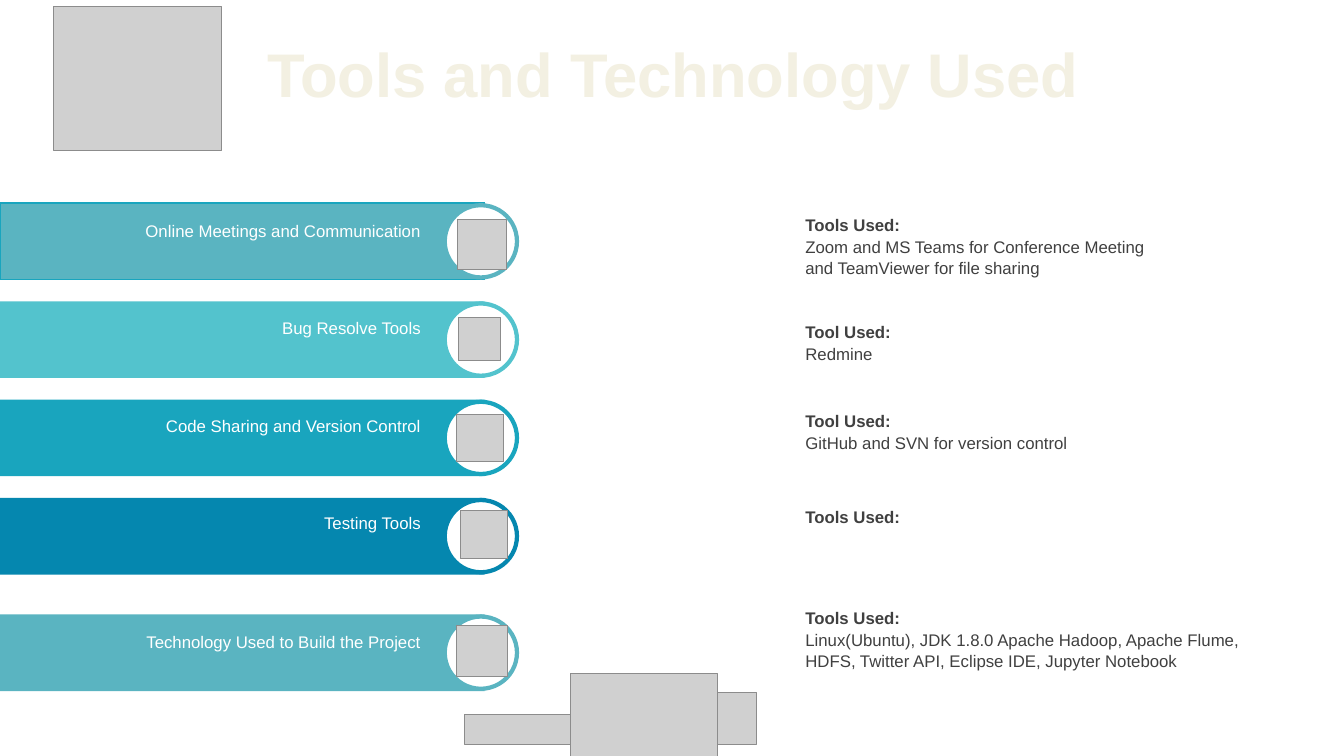
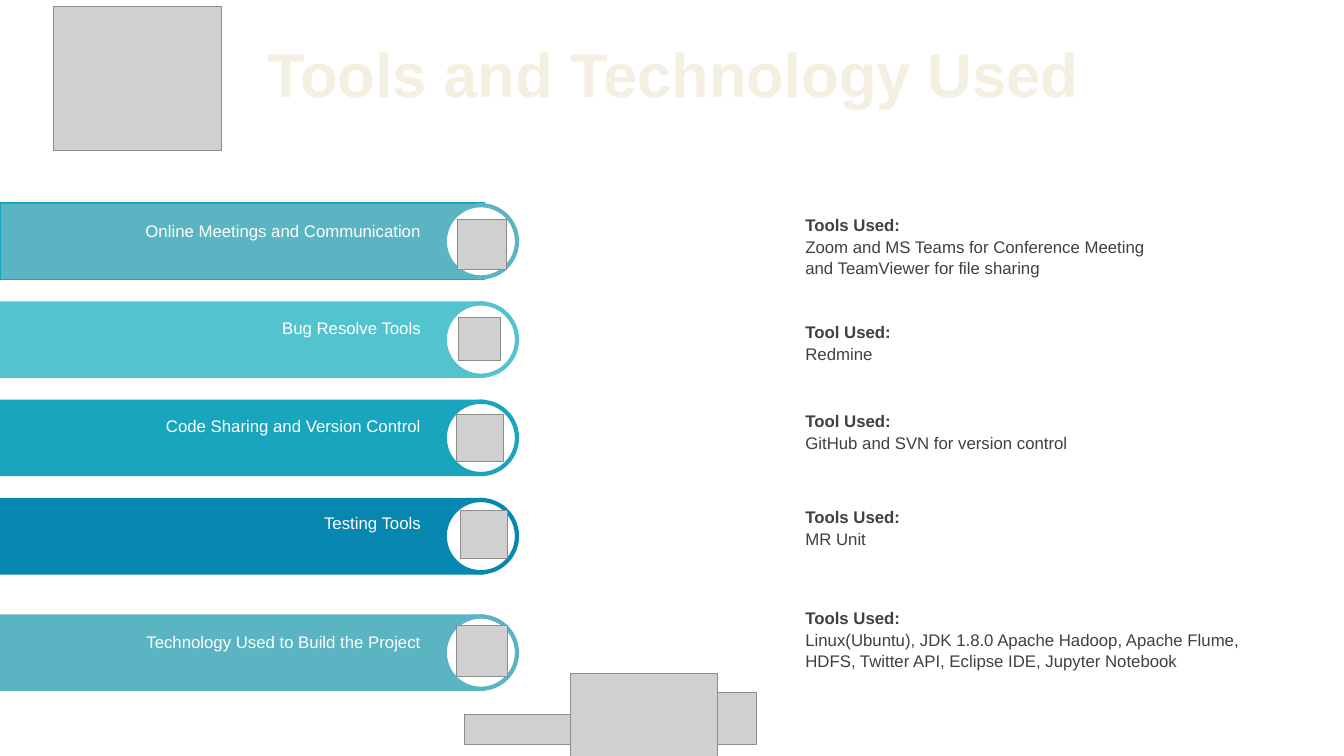
Before and after one commit to Bhavankit07/Twitter-Data-Sentimental-Analysis-using-Hadoop, a slide deck: slide 7 of ADT_PPT_Group-26.pptx. Drawn at 1344x756 pixels with LibreOffice and Linux fonts; fonts in the diff are those of the drawing; grey boxes stand for pictures. Boxes give left, top, right and bottom in pixels: in the first picture for what was removed or moved away, otherwise in the second. Text is boxed around its words. In the diff, an @@ line names an element or a change of style, - is before the commit and + after.

```diff
--- a/ADT_PPT_Group-26.pptx
+++ b/ADT_PPT_Group-26.pptx
@@ text added at [805, 533, 866, 545], 12 pt, text #404040 @@
+MR Unit
```
Also in this commit, not shown: 1 slide added, 1 slide removed.
